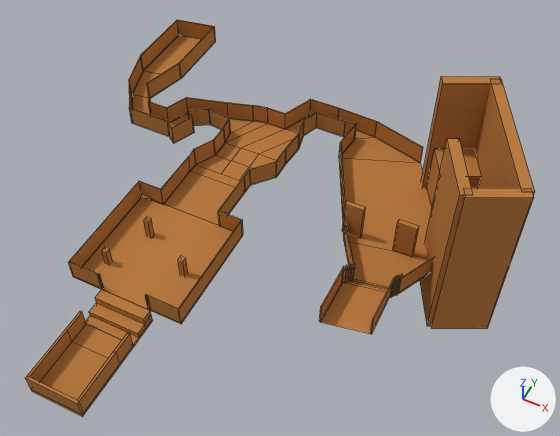
The Blender file Blender/LevelLayouts/LevelLayouts.blend as it was, and as the next commit left it.
One viewpoint serves both versions: a 50 mm camera at (139.0, -104.0, 263.0) aimed at (41.0, 94.0, 16.0). Lighting does not change. The marker at lower right points along +X, +Y and +Z. Mesh edges are drawn as thin lines.
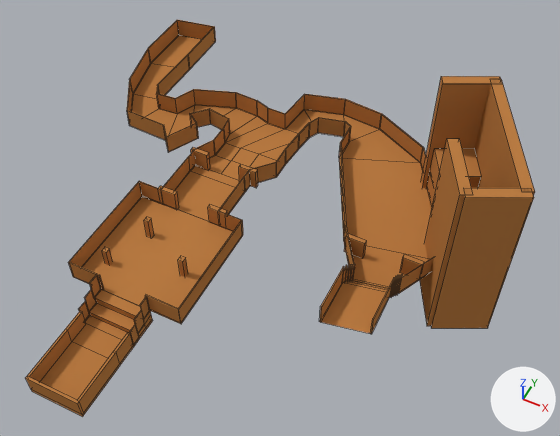
Commit message: Updated level 3 layout

Boxes [x1, y1, x2, y2] around the edits, measured in the pictures (560 x 436 px; the box of a moved part takes in the faces that stretch with it):
'Plane.000', reshaped
    before: [68, 19, 433, 334]
    after: [68, 20, 433, 346]
part 2 of me_plane_006, added
    after: [400, 254, 424, 276]
part 3 of me_plane_006, added
    after: [159, 186, 179, 210]
part 4 of me_plane_006, added
    after: [208, 204, 228, 226]
part 5 of me_plane_006, added
    after: [191, 147, 210, 170]
part 6 of me_plane_006, added
    after: [239, 164, 258, 188]
part 7 of me_plane_006, moved or reshaped
    both: [31, 35, 420, 417]

The edits, one by one:
me_plane_011 is used by ob_plane_000; location (0.0, -0.3, 0.0); rotation (0.0, 0.0, 3.142), in degrees (0, 0, 180); scale (9.29, 9.94, 0.499).
me_plane_011 had 144 vertices, 69 faces and spanned x -11.8..8.3, y -20.7..-3.5, z 9.7..61.0.
me_plane_011 now has 164 vertices, 78 faces and spans x -11.8..8.3, y -20.7..-2.1, z -1.9..60.8.
Part 1, on me_plane_011:
19 vertices are removed from x -11.8..4.5, y -17.4..-3.5, z 9.7..30.0.
15 faces are deleted.
30 vertices in x -10.5..2.8, y -11.1..-3.5, z 30.0..61.0 move by (0.0, 0.0, -0.2).
16 vertices in x -10.5..8.3, y -20.7..-8.5, z 29.5 move by (0.0, 0.0, -0.1).
27 vertices move from x -4.9..8.3, y -17.0..-12.5, z 9.7..29.5 to x -4.7..8.3, y -17.9..-11.8, z 9.7..29.4.
20 vertices are added at x -5.8..4.0, y -18.1..-2.1, z -1.9..29.8.
5 new vertices lie (0.0, 0.0, 19.7) away from vertices in x -11.8..4.5, y -16.6..-11.3, z 9.7.
14 new vertices lie (0.0, 0.0, 19.7) away from vertices in x -5.8..4.0, y -18.1..-2.1, z -1.9..9.7.
24 new faces join them.
me_plane_006 is used by ob_plane_001; location (0.0, -0.3, 0.0); rotation (0.0, 0.0, 3.142), in degrees (0, 0, 180); scale (9.29, 9.94, 0.499).
me_plane_006 had 324 vertices, 257 faces and spanned x -15.0..8.0, y -21.0..1.0, z -39.0..131.0.
me_plane_006 now has 352 vertices, 277 faces and spans x -15.0..8.0, y -21.0..1.0, z -39.0..131.0.
me_plane_006 part 2: a new loose piece, a box spanning x -11.13..-10.19, y -10.08..-9.88, z 9.78..29.55, in mat_firstheight (orange #bb7d44).
me_plane_006 part 3: a new loose piece, a box spanning x 0.81..1.75, y -8.94..-8.73, z 9.78..29.55, in mat_firstheight (orange #bb7d44).
me_plane_006 part 4: a new loose piece, a box spanning x -1.92..-0.99, y -8.94..-8.74, z 9.78..29.55, in mat_firstheight (orange #bb7d44).
me_plane_006 part 5: a new loose piece, a box spanning x 0.81..1.75, y -11.76..-11.55, z 9.78..29.55, in mat_firstheight (orange #bb7d44).
me_plane_006 part 6: a new loose piece, a box spanning x -1.92..-0.99, y -11.76..-11.56, z 9.78..29.55, in mat_firstheight (orange #bb7d44).
Part 7, on me_plane_006:
40 vertices are removed from x -10.0..4.0, y -17.0..1.0, z -2.0..46.0.
76 faces are deleted.
3 vertices in x -6.0..6.0, y -17.0, z 10.0 move by (0.0, -1.0, 0.0).
15 vertices move from x -4.0..8.0, y -17.0..-12.0, z 10.0 to x -4.0..8.0, y -18.0..-12.0, z 10.0.
28 vertices are added at x -8.0..4.0, y -18.0..-3.0, z -2.0..30.0.
66 new faces join them.
